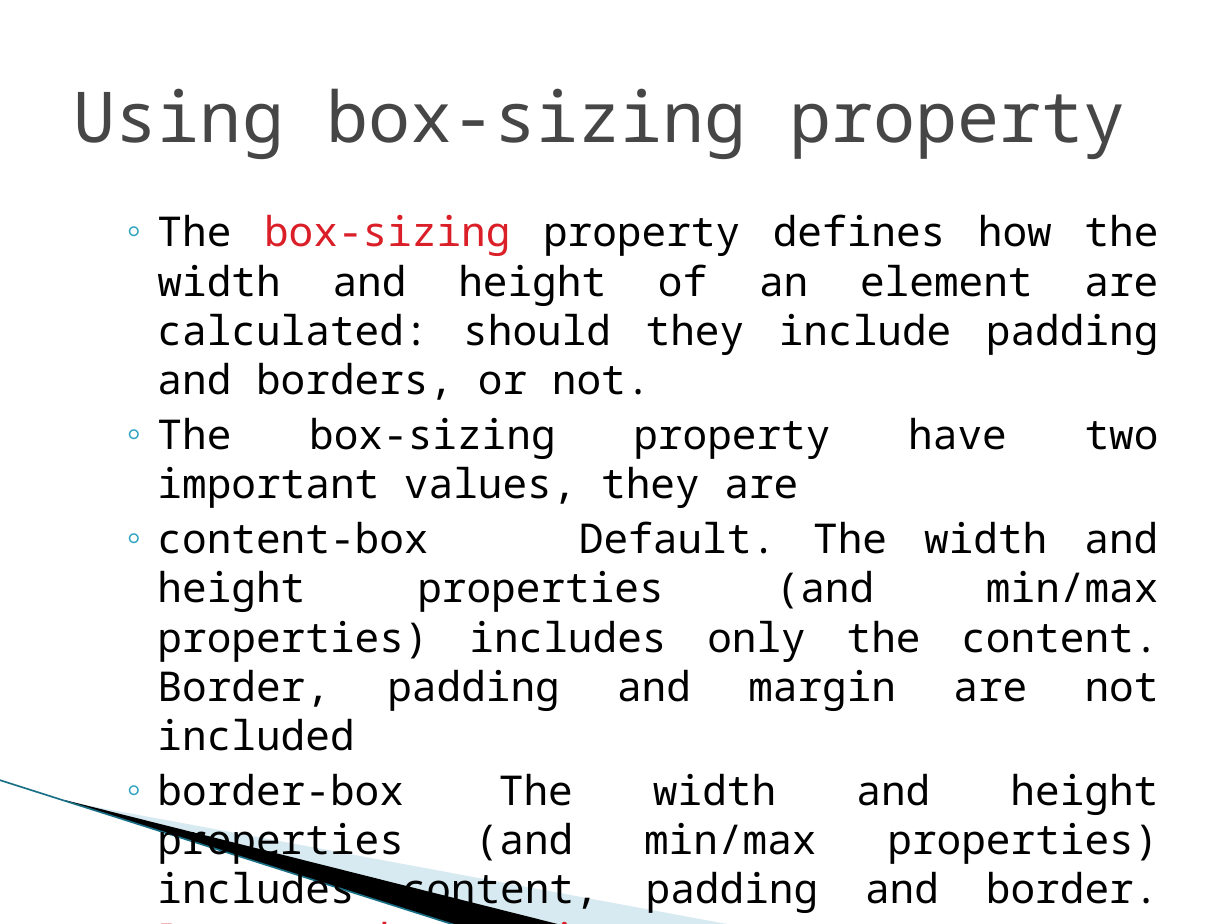
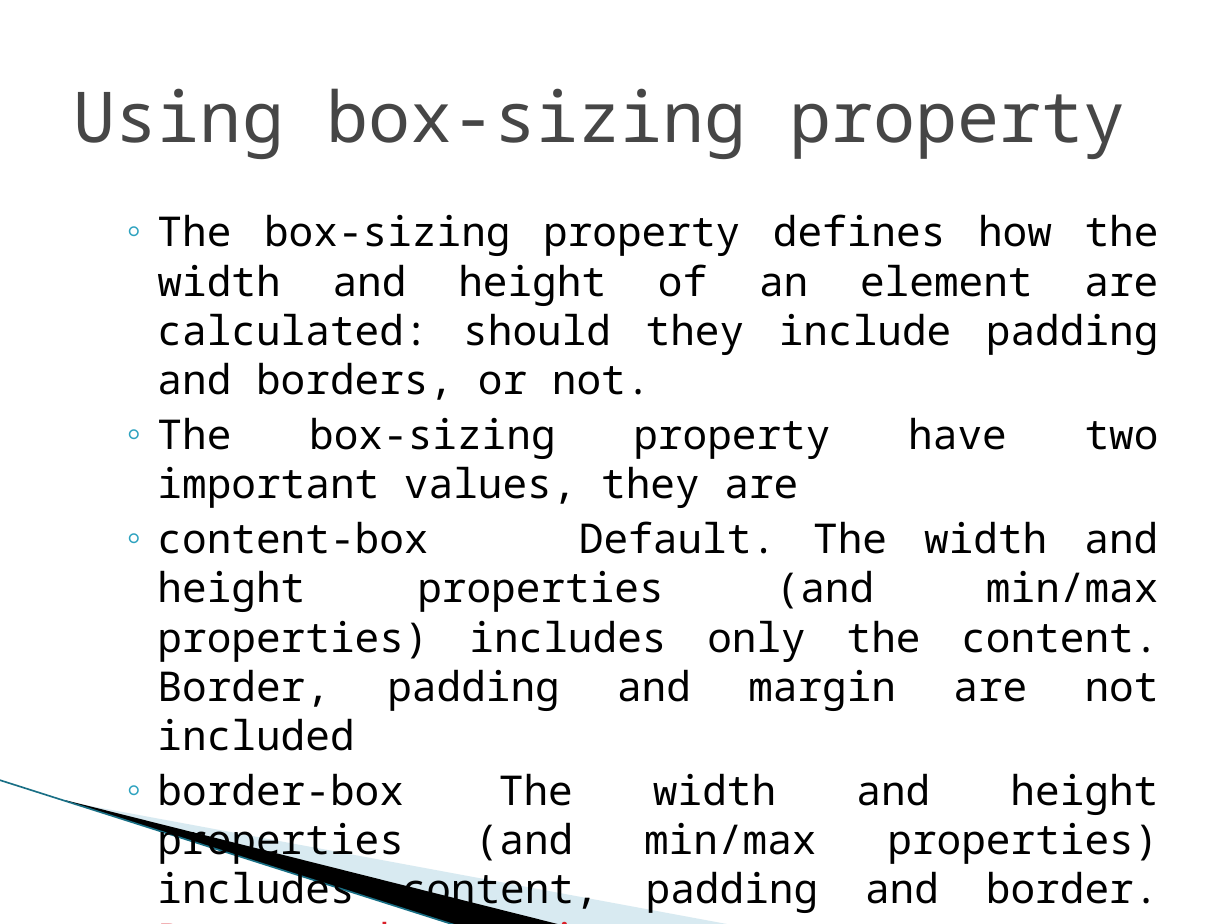
Before and after one commit to biswajitpoddar/youtubeDocuments, a slide deck: slide 5 of CSS PowerPoints/9. CSS Box-Model.pptx. Drawn at 1232x924 pixels with LibreOffice and Linux fonts; fonts in the diff are those of the drawing; background and template pictures are left out. Boxes give left, top, right and bottom in pixels: in the first picture for what was removed or moved away, otherwise in the second. Text is boxed around its words. In the diff, an @@ line names an element or a change of style, - is before the commit and + after.

```diff
--- a/CSS PowerPoints/9. CSS Box-Model.pptx
+++ b/CSS PowerPoints/9. CSS Box-Model.pptx
@@ text at (x1=157, y1=214, x2=1159, y2=400): text colour #DA1F28 to #000000 in "box-sizing" @@
```
Also in this commit, not shown: 1 other file.
